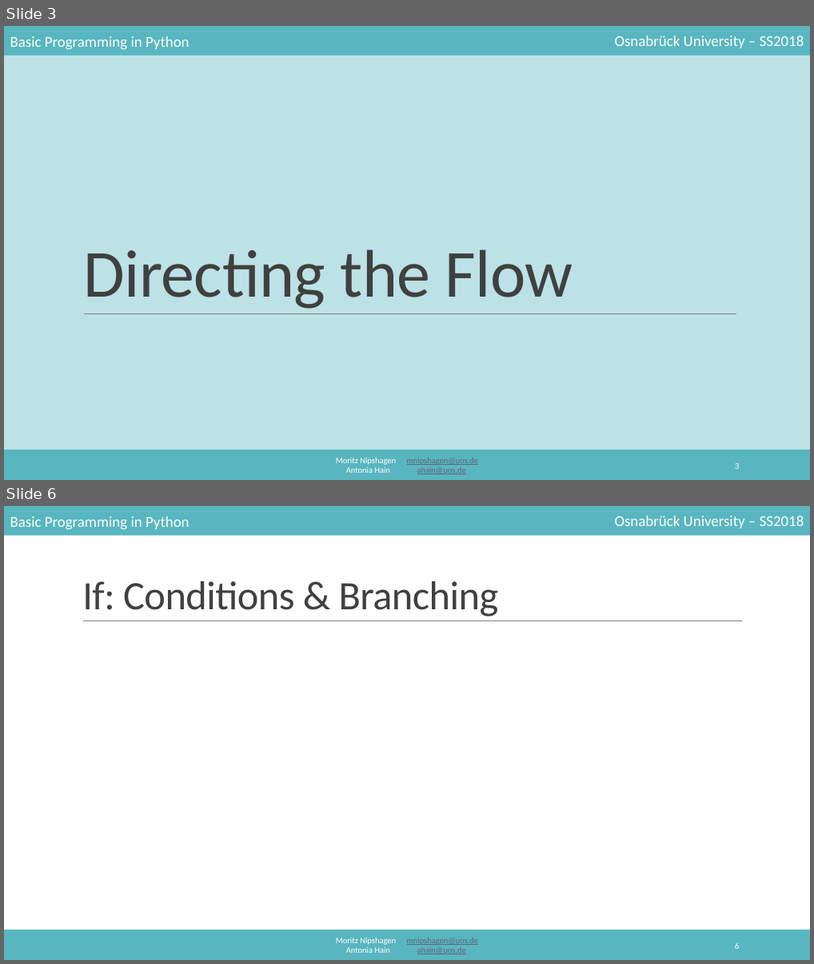
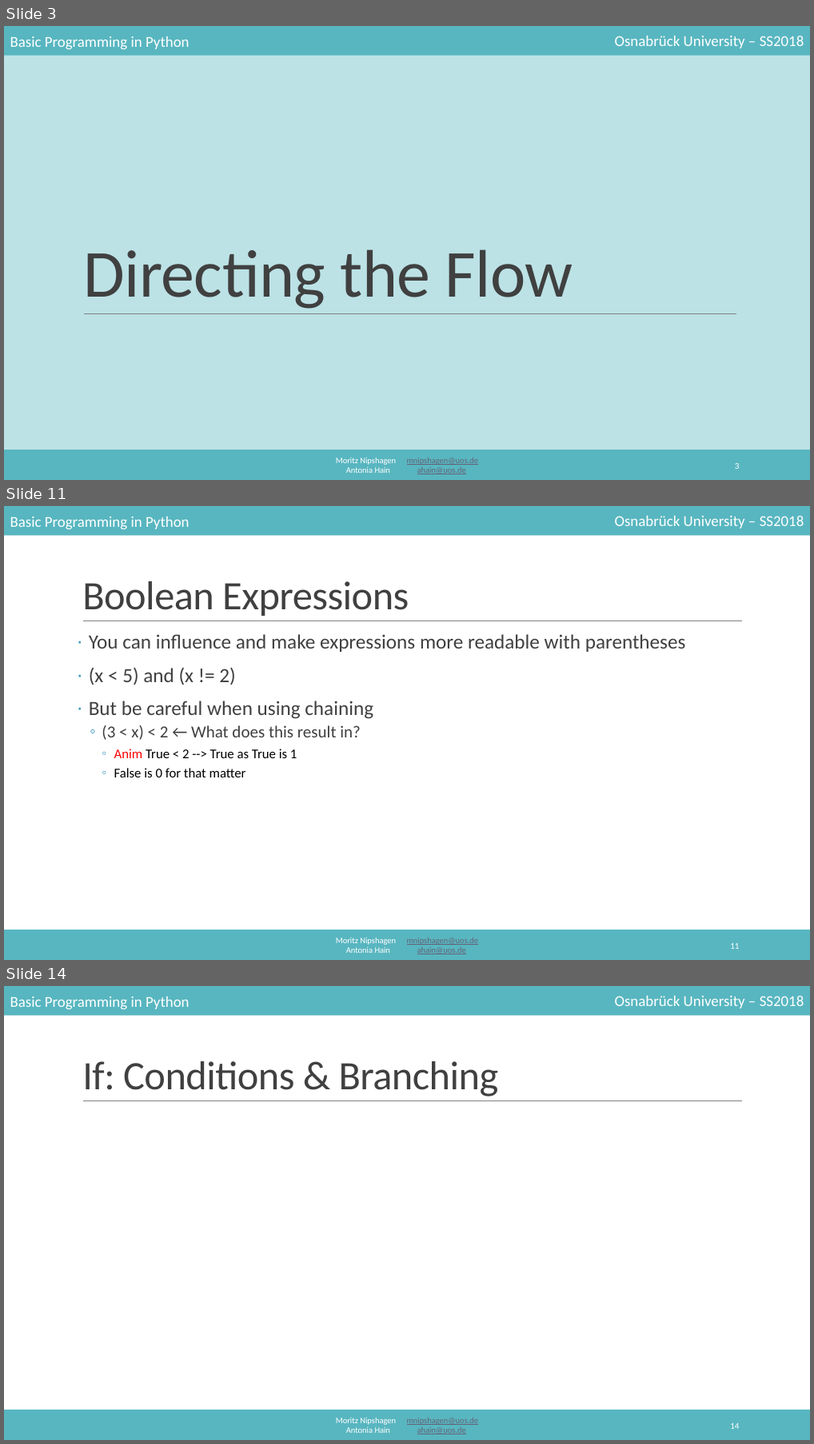
Before and after one commit to mnipshagen/monty, a slide deck: 2018/03/control_structures.pptx. Shown one above the other, each under a label of ours: slides 3 and 6 before the commit, slides 3, 11 and 14 after it; the slides between them are not shown. The pictures are 814x964 and 814x1444 pixels, drawn with LibreOffice and Linux fonts; fonts in the diff are those of the drawing. Boxes give left, top, right and bottom in pixels: in the first picture for what was removed or moved away, otherwise in the second. Text is boxed around its words. In the diff, an @@ line names an element or a change of style, - is before the commit and + after.

```diff
--- a/2018/03/control_structures.pptx
+++ b/2018/03/control_structures.pptx
@@ slide 11 added at <box>4,506,810,960</box>, background #FFFFFF; not listed: 6 template elements that a slide beside it also shows @@
@@ title added at <box>82,581,409,616</box>, 48 pt, text #404040 @@
+Boolean Expressions
@@ text added at <box>89,634,686,777</box>, 24 pt, text #404040 @@
+· You can influence and make expressions more readable with parentheses
+· (x < 5) and (x != 2)
+· But be careful when using chaining
+  ◦ (3 < x) < 2 ← What does this result in?
+    ◦ Anim True < 2 --> True as True is 1
+    ◦ False is 0 for that matter
@@ page number added at <box>730,943,739,948</box>, 10.5 pt, text #FFFFFF @@
+11
@@ what was slide 6 is now slide 14 @@
@@ page number at <box>730,1423,739,1428</box>: text changed @@
-6
+14
```
Also in this commit, not shown: 3 slides changed, 9 other slides added, 1 other file.
